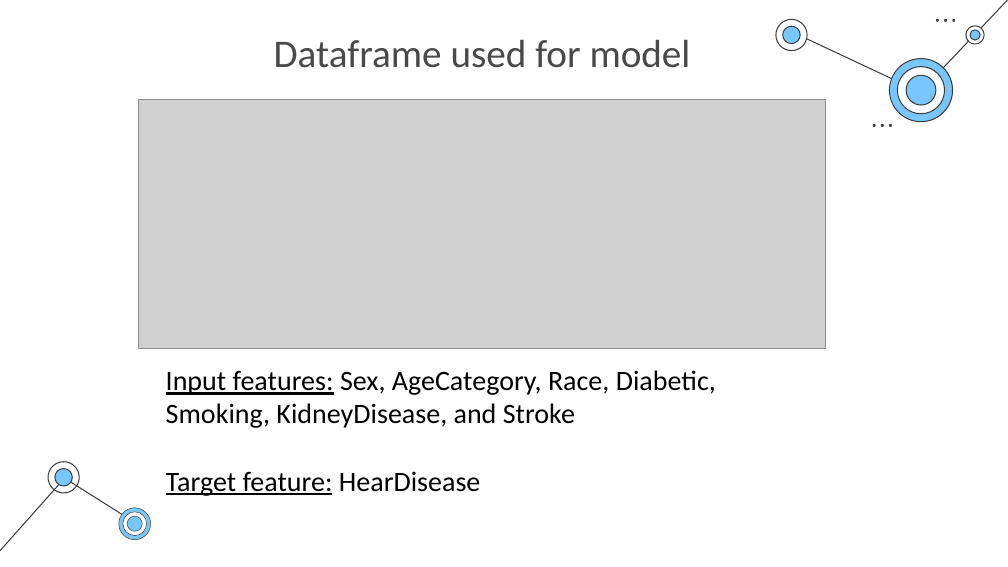
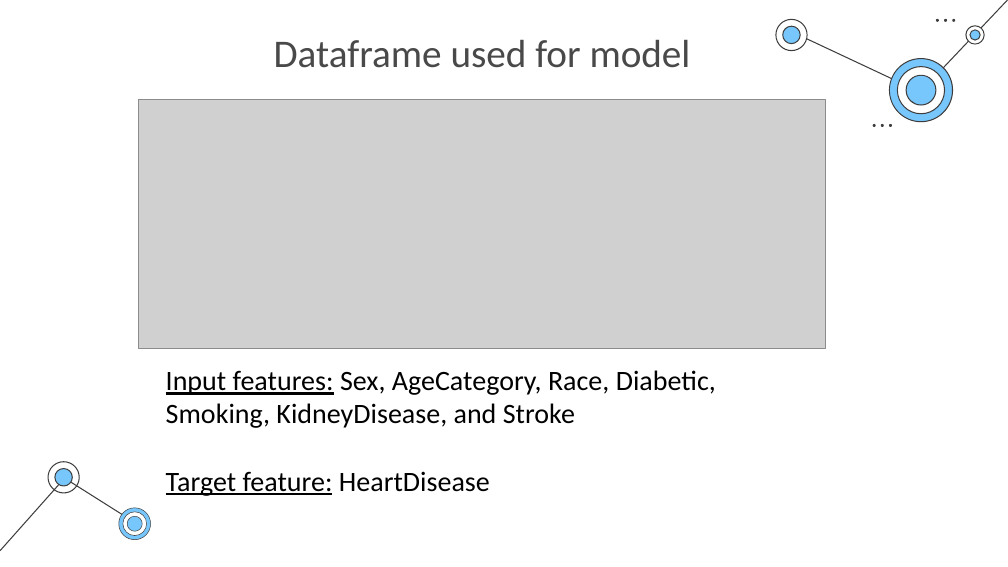
Before and after one commit to NAyeshaKhan/Heart-Disease-Prediction, a slide deck: slide 22 of Heart Disease Prediction System.pptx. Drawn at 1008x567 pixels with LibreOffice and Linux fonts; fonts in the diff are those of the drawing; grey boxes stand for pictures. Boxes give left, top, right and bottom in pixels: in the first picture for what was removed or moved away, otherwise in the second. Text is boxed around its words. In the diff, an @@ line names an element or a change of style, - is before the commit and + after.

```diff
--- a/Heart Disease Prediction System.pptx
+++ b/Heart Disease Prediction System.pptx
@@ text at [166,471,490,496]: text changed @@
-Target feature: HearDisease
+Target feature: HeartDisease
```
